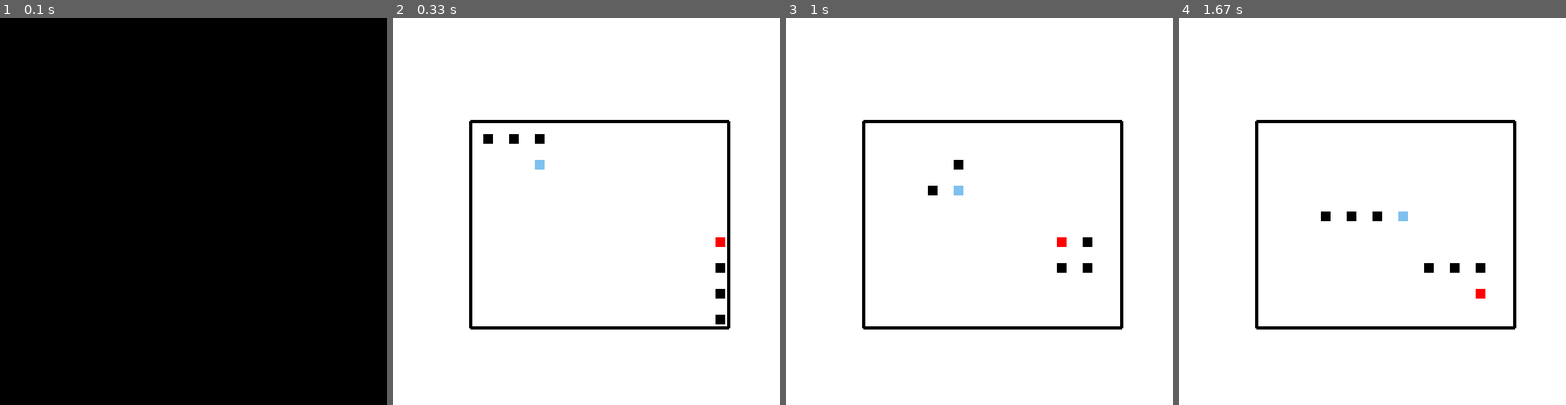
Above: before the commit, frames 1-4 (left to right).
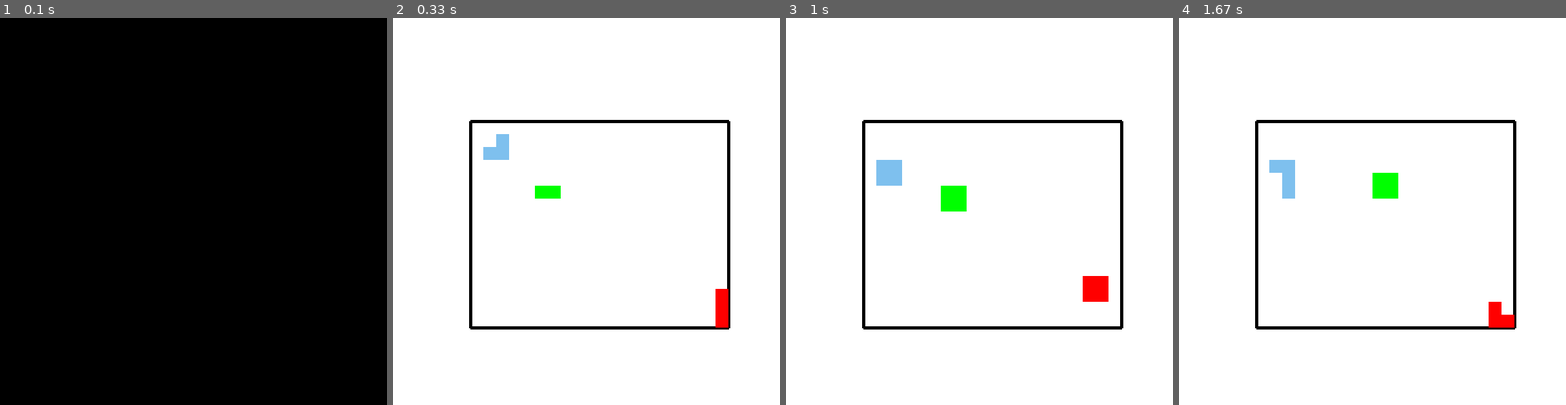
Above: after the commit, the same moments.

Repository: JhonItalo/Agente-reativo-de-IA-com-pygame
Game: pygame game, started from Car_destruction.py
Two runs of this game, one before a commit and one after it. Both use one fixed random seed, a clock stepped at 60 frames per second and the inputs below.
Inputs:
- Up to frame 1 (0.1 s): no input
- Up to frame 2 (0.33 s): no input
- Up to frame 3 (1 s): no input
- Up to frame 4 (1.67 s): no input

Frame 1 is identical in both runs. In frame 2, 1.3% of the frame differs, in the area x 23-87%, y 30-80%; in frame 3, 1.7%; in frame 4, 1.7%, in the area x 23-87%, y 36-80%.

Commit message:
Terminado primeira versão mostravel

Diff:
--- a/Car_destruction.py
+++ b/Car_destruction.py
@@ -8,19 +8,22 @@
 largura = 600
 altura = 600
 
+t_player = 20
+
 #cores interface
-azul = (99, 184, 255)
-azul_claro = (126, 192, 238)
-preto = (0, 0, 0);
-branco = (255, 255, 255)
-vermelho = (255, 0, 0)
+azul = (99, 184, 255, 255)
+azul_claro = (126, 192, 238, 255)
+preto = (0, 0, 0, 255)
+branco = (255, 255, 255, 255)
+vermelho = (255, 0, 0, 255)
+verde = (0, 255, 0, 255)
 
 class Player:
-    def __init__(self, x, y, cor, cor_parede):
+    def __init__(self, x, y, cor, nome):
         self.x = x
         self.y = y
         self.cor = cor
-        self.cor_parede = cor_parede
+        self.nome = nome
         self.j = 1
         self.x_ant_1 = x
         self.y_ant_1 = y
@@ -44,46 +47,85 @@
             self.x_ant_3 = self.x
             self.y_ant_3 = self.y
 
-            pygame.draw.rect(fundo, self.cor_parede, [self.x_ant_1, self.y_ant_1, 15, 15])
-            pygame.draw.rect(fundo, self.cor_parede, [self.x_ant_2, self.y_ant_2, 15, 15])
-            pygame.draw.rect(fundo, self.cor_parede, [self.x_ant_3, self.y_ant_3, 15, 15])
+            pygame.draw.rect(fundo, self.cor, [self.x_ant_1, self.y_ant_1, t_player, t_player])
+            pygame.draw.rect(fundo, self.cor, [self.x_ant_2, self.y_ant_2, t_player, t_player])
+            pygame.draw.rect(fundo, self.cor, [self.x_ant_3, self.y_ant_3, t_player, t_player])
 
         self.j +=1
 
         a = randint(0,3)
 
         if a == 0:
-            if temp_x + 40 > 500 :
+            if temp_x + t_player > 500 :
                 self.mover()
             else:
-                self.x += 40
+                if fundo.get_at((temp_x + t_player, temp_y)) == self.cor or fundo.get_at((temp_x + t_player, temp_y)) == branco:
+                    self.x += t_player
+                    pygame.draw.rect(fundo, self.cor, [self.x, self.y, t_player, t_player])
+                    return True
+                else:
+                    pygame.draw.rect(fundo, branco, [self.x_ant_1, self.y_ant_1, t_player, t_player])
+                    pygame.draw.rect(fundo, branco, [self.x_ant_2, self.y_ant_2, t_player, t_player])
+                    pygame.draw.rect(fundo, branco, [self.x_ant_3, self.y_ant_3, t_player, t_player])
+                    pygame.draw.rect(fundo, branco, [self.x, self.y, t_player, t_player])
+                    return False
 
         elif a == 1:
-            if temp_x - 40 < 140 :
+            if temp_x - t_player < 140 :
                 self.mover()
             else:
-                self.x -= 40
+                if fundo.get_at((temp_x - t_player, temp_y)) == self.cor or fundo.get_at((temp_x - t_player, temp_y)) == branco:
+                    self.x -= t_player
+                    pygame.draw.rect(fundo, self.cor, [self.x, self.y, t_player, t_player])
+                    return True
+                else:
+                    pygame.draw.rect(fundo, branco, [self.x_ant_1, self.y_ant_1, t_player, t_player])
+                    pygame.draw.rect(fundo, branco, [self.x_ant_2, self.y_ant_2, t_player, t_player])
+                    pygame.draw.rect(fundo, branco, [self.x_ant_3, self.y_ant_3, t_player, t_player])
+                    pygame.draw.rect(fundo, branco, [self.x, self.y, t_player, t_player])
+                    return False
 
         elif a == 2:
-            if temp_y + 40 > 460:
+            if temp_y + t_player > 460:
                 self.mover()
             else:
-                self.y += 40
+                if fundo.get_at((temp_x, temp_y + t_player)) == self.cor or fundo.get_at((temp_x, temp_y + t_player)) == branco:
+                    self.y += t_player
+                    pygame.draw.rect(fundo, self.cor, [self.x, self.y, t_player, t_player])
+                    return True
+                else:
+                    pygame.draw.rect(fundo, branco, [self.x_ant_1, self.y_ant_1, t_player, t_player])
+                    pygame.draw.rect(fundo, branco, [self.x_ant_2, self.y_ant_2, t_player, t_player])
+                    pygame.draw.rect(fundo, branco, [self.x_ant_3, self.y_ant_3, t_player, t_player])
+                    pygame.draw.rect(fundo, branco, [self.x, self.y, t_player, t_player])
+                    return False
 
         elif a == 3:
-            if temp_y - 40 < 180:
+            if temp_y - t_player < 180:
                 self.mover()
             else:
-                self.y -= 40
-
-        pygame.draw.rect(fundo, self.cor, [self.x, self.y, 15, 15])
+                if fundo.get_at((temp_x, temp_y - t_player)) == self.cor or fundo.get_at((temp_x, temp_y - t_player)) == branco:
+                    self.y -= t_player
+                    pygame.draw.rect(fundo, self.cor, [self.x, self.y, t_player, t_player])
+                    return True
+                else:
+                    pygame.draw.rect(fundo, branco, [self.x_ant_1, self.y_ant_1, t_player, t_player])
+                    pygame.draw.rect(fundo, branco, [self.x_ant_2, self.y_ant_2, t_player, t_player])
+                    pygame.draw.rect(fundo, branco, [self.x_ant_3, self.y_ant_3, t_player, t_player])
+                    pygame.draw.rect(fundo, branco, [self.x, self.y, t_player, t_player])
+                    return False
 
 
-
+ps = []
 #player 1
-p1 = Player(140, 180, azul_claro, preto)
+p1 = Player(140, 180, azul_claro, "Azul")
+ps.append(p1)
 #player 2
-p2 = Player(500, 460, vermelho, preto)
+p2 = Player(500, 460, vermelho, "Vermelho")
+ps.append(p2)
+#player 3
+p3 = Player(220, 260, verde, "Verde")
+ps.append(p3)
 
 #criação da tela
 fundo = pygame.display.set_mode((largura, altura));
@@ -111,76 +153,31 @@
 
 def criar_cenario2():
     pygame.draw.lines(fundo, preto,False, [(120,160),(120,480),(520,480),(520,160),(120,160)], 5)
-    #linhas horizontais
-##    pygame.draw.lines(fundo,preto,False,[(120,200),(520,200)],5)
-##    pygame.draw.lines(fundo,preto,False,[(120,240),(520,240)],5)
-##    pygame.draw.lines(fundo,preto,False,[(120,280),(520,280)],5)
-##    pygame.draw.lines(fundo,preto,False,[(120,320),(520,320)],5)
-##    pygame.draw.lines(fundo,preto,False,[(120,360),(520,360)],5)
-##    pygame.draw.lines(fundo,preto,False,[(120,400),(520,400)],5)
-##    pygame.draw.lines(fundo,preto,False,[(120,440),(520,440)],5)
-   #linhas verticais
-##    pygame.draw.lines(fundo,preto,False,[(160,160),(160,480)],5)
-##    pygame.draw.lines(fundo,preto,False,[(200,160),(200,480)],5)
-##    pygame.draw.lines(fundo,preto,False,[(240,160),(240,480)],5)
-##    pygame.draw.lines(fundo,preto,False,[(280,160),(280,480)],5)
-##    pygame.draw.lines(fundo,preto,False,[(320,160),(320,480)],5)
-##    pygame.draw.lines(fundo,preto,False,[(360,160),(360,480)],5)
-##    pygame.draw.lines(fundo,preto,False,[(400,160),(400,480)],5)
-##    pygame.draw.lines(fundo,preto,False,[(440,160),(440,480)],5)
-##    pygame.draw.lines(fundo,preto,False,[(480,160),(480,480)],5)
-
-def mov_random(a, b):
-    x = int(a)
-    y = int(b)
-    #limites (140,180) / (140,460) / (500,460) / (500,180)
-    #x entre 140 e 500 y entre 180 e 460
-    a = randint(0,3)
-    if a == 0:
-        if x + 40 > 500 :
-            mov_random(a,b)
-        else:
-            x += 40
-            return "x+40"
-
-    elif a == 1:
-        if x - 40 < 140:
-            mov_random(a,b)
-        else:
-            x -= 40
-            return "x-40"
-
-    elif a == 2:
-        if y + 40 > 460:
-            mov_random(a,b)
-        else:
-            y += 40
-            return "y+40"
-
-
-    elif a == 3:
-        if y - 40 < 180:
-            mov_random(a,b)
-        else:
-            y -= 40
-            return "y-40"
-
-
 
 #Programa sempre ficar rodando e desenhando
 cond = True;
+
 while cond:
     #capturar eventos do mouse
     for event in pygame.event.get():
         if event.type == pygame.QUIT:
-            cond = False;
+            cond = False
     fundo.fill(branco)
     criar_cenario2()
 
-    p1.mover()
-    p2.mover()
+    i = 0
+    while (i < len(ps)):
+        if ps[i].mover() == False:
+            ps.remove(ps[i])
+        i += 1
 
-    print(randint(0,3))
+    if len(ps) == 1:
+        pygame.font.init()
+        fonte = pygame.font.get_default_font()
+        fonte_ganhador = pygame.font.SysFont(fonte, 45)
+        text = fonte_ganhador.render(ps[0].nome, 1 , ps[0].cor)
+        fundo.blit(text, (300, 300))
+
     time.sleep(0.1)
 
     pygame.display.flip()
